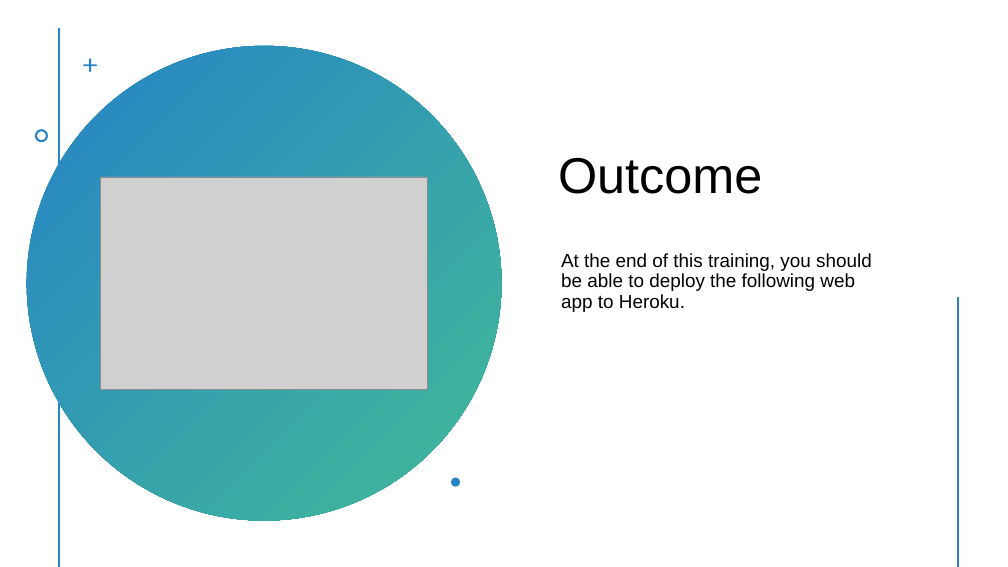
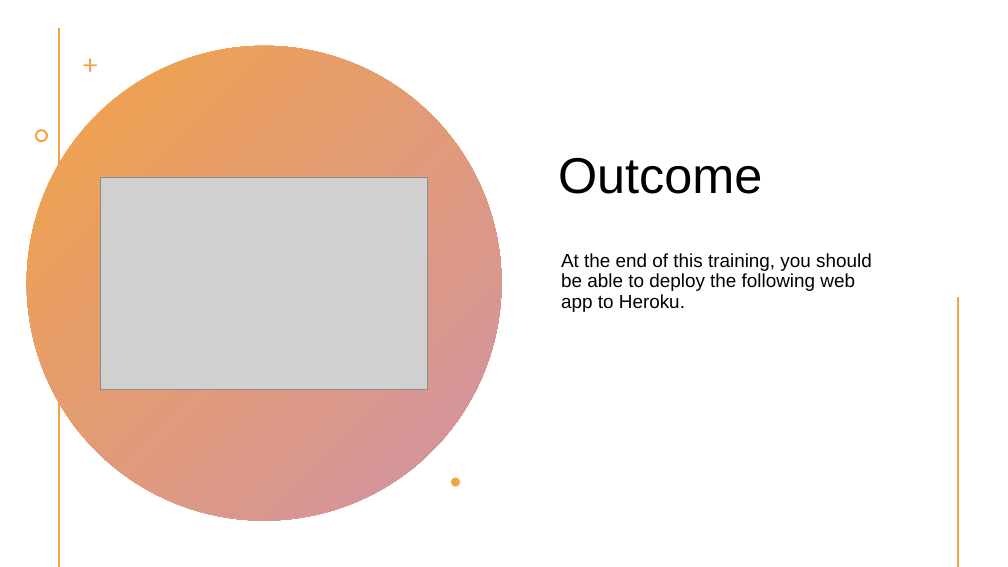
Before and after one commit to slevin48/training, a slide deck: slide 2 of doc/App Deployment 101.pptx (slide 3 before the commit). Drawn at 1008x567 pixels with LibreOffice and Linux fonts; fonts in the diff are those of the drawing; grey boxes stand for pictures. Boxes give left, top, right and bottom in pixels: in the first picture for what was removed or moved away, otherwise in the second. Text is boxed around its words. In the diff, an @@ line names an element or a change of style, - is before the commit and + after.

```diff
--- a/doc/App Deployment 101.pptx
+++ b/doc/App Deployment 101.pptx
@@ line (59, 29) - (59, 566): stroke #42BA97 2 pt to #D092A7 2 pt @@
@@ ellipse at bbox=[26, 46, 501, 521]: fill gradient #2683C6 to #42BA97 to gradient #F3A447 to #D092A7 @@
@@ line (958, 299) - (958, 566): stroke #42BA97 2 pt to #D092A7 2 pt @@
@@ fill #2683C6 to #F3A447 in 3 elements at bbox=[83, 58, 98, 73], bbox=[35, 129, 48, 142], bbox=[451, 478, 460, 487] @@
```
Also in this commit, not shown: 6 other slides changed, 3 slides added, 24 other files.
